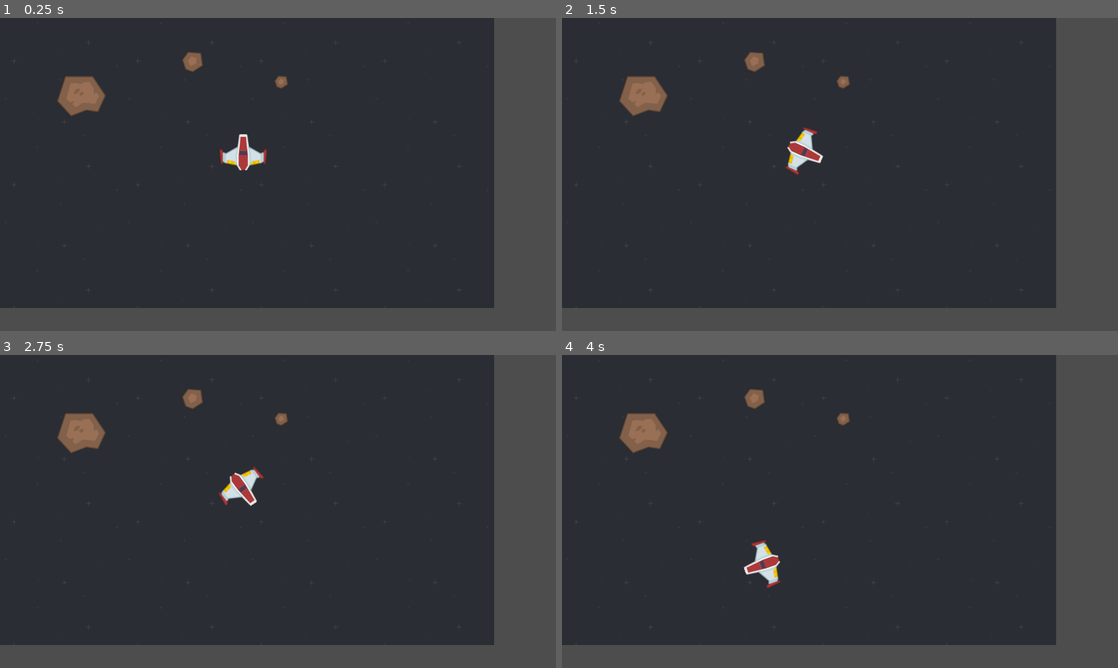
Above: before the commit, frames 1-4 (two rows, left to right).
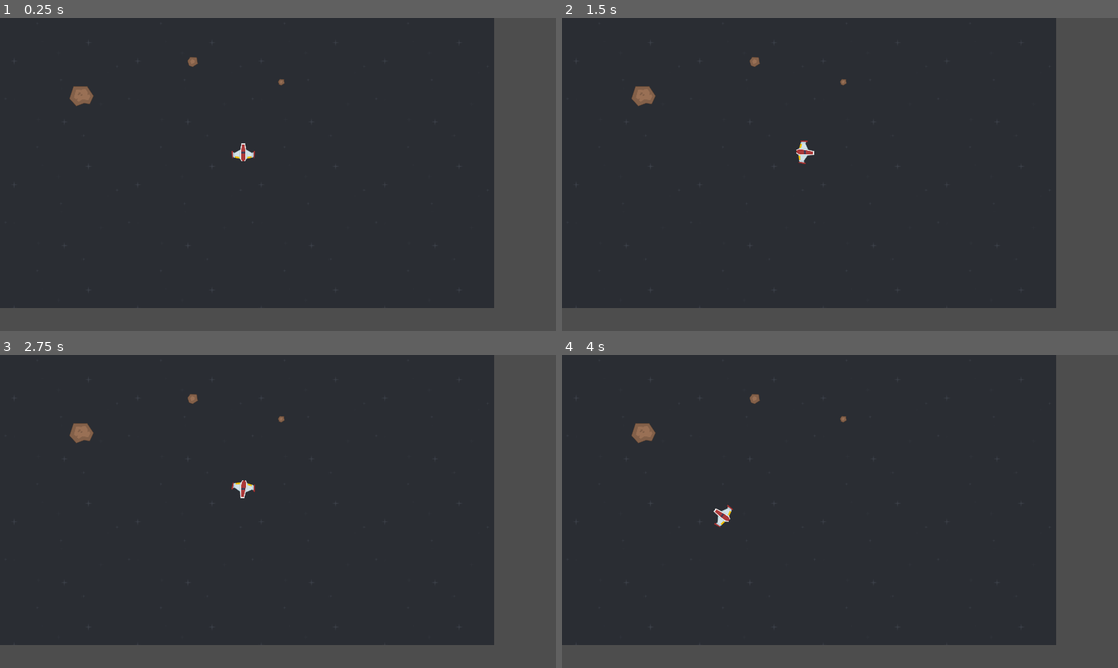
Above: after the commit, the same moments.

Repository: lufog/godot-asteroids
Game: Godot game, scene res://main/main.tscn
Same seed, same stepped clock (60 frames per second), same inputs: the game is played once before the commit and once after it.
Inputs:
- Up to frame 1 (0.25 s): no input
- Up to frame 2 (1.5 s): tap Enter at 0.5 s; hold D (turn_right) 0.53-1.28 s; hold A (turn_left) from 1.28 s (still down)
- Up to frame 3 (2.75 s): release A (turn_left) at 2.03 s; hold D (turn_right) from 2.03 s (still down)
- Up to frame 4 (4 s): release D (turn_right) at 2.78 s; hold W (move_forward) 2.78-3.53 s; hold A (turn_left) from 3.53 s (still down)

The runs differ from the first frame. In frame 1, 1.3% of the frame differs, in the area x 10-52%, y 10-49%; in frame 2, 1.3%; in frame 3, 1.3%; in frame 4, 1.5%, in the area x 10-52%, y 10-75%.

Commit message:
Update spaceship and asteroids sizes

Diff:
--- a/asteroids/asteroid_big.tscn
+++ b/asteroids/asteroid_big.tscn
@@ -5,8 +5,9 @@
 [node name="AsteroidBig" type="RigidDynamicBody2D"]
 
 [node name="Sprite2D" type="Sprite2D" parent="."]
+scale = Vector2(0.5, 0.5)
 texture = ExtResource( "2_grb5s" )
 
 [node name="CollisionPolygon2D" type="CollisionPolygon2D" parent="."]
 visible = false
-polygon = PackedVector2Array(23, -41, 50, -1, 34, 32, 10, 29, -22, 41, -50, 10, -33, -41)
+polygon = PackedVector2Array(11, -21, 25, 0, 17, 16, 5, 14, -11, 20, -25, 5, -16, -21)
--- a/asteroids/asteroid_medium.tscn
+++ b/asteroids/asteroid_medium.tscn
@@ -6,8 +6,9 @@
 mass = 0.5
 
 [node name="Sprite2D" type="Sprite2D" parent="."]
+scale = Vector2(0.5, 0.5)
 texture = ExtResource( "1_u2wwj" )
 
 [node name="CollisionPolygon2D" type="CollisionPolygon2D" parent="."]
 visible = false
-polygon = PackedVector2Array(-9, -20, 17, -19, 21, 7, 0, 21, -14, 15, -21, -4)
+polygon = PackedVector2Array(-5, -10, 9, -9, 11, 4, 0, 11, -7, 8, -11, -2)
--- a/asteroids/asteroid_small.tscn
+++ b/asteroids/asteroid_small.tscn
@@ -6,8 +6,9 @@
 mass = 0.25
 
 [node name="Sprite2D" type="Sprite2D" parent="."]
+scale = Vector2(0.5, 0.5)
 texture = ExtResource( "1_3o6w2" )
 
 [node name="CollisionPolygon2D" type="CollisionPolygon2D" parent="."]
 visible = false
-polygon = PackedVector2Array(-6, -13, 10, -12, 13, 4, 0, 13, -10, 9, -13, -2)
+polygon = PackedVector2Array(-3, -6, 5, -6, 7, 2, 0, 7, -5, 5, -7, -1)
--- a/player/player.gd
+++ b/player/player.gd
@@ -5,7 +5,7 @@
 @export var move_decel: float = 100
 
 @export var turn_speed: float = 3
-@export var turn_accel: float = 6
+@export var turn_accel: float = 4
 @export var turn_decel: float = 2
 
 var angular_velocity: float = 0
--- a/player/player.tscn
+++ b/player/player.tscn
@@ -8,8 +8,9 @@
 script = ExtResource( "1_aj8ry" )
 
 [node name="Sprite2D" type="Sprite2D" parent="."]
+scale = Vector2(0.5, 0.5)
 texture = ExtResource( "2_dl54q" )
 
 [node name="CollisionPolygon2D" type="CollisionPolygon2D" parent="."]
 visible = false
-polygon = PackedVector2Array(8, -37, 12, -11, 37, 2, 45, -6, 49, -6, 47, 25, 38, 23, 13, 28, 7, 38, -7, 38, -13, 28, -38, 23, -47, 25, -49, -6, -45, -6, -37, 2, -12, -11, -8, -37)
+polygon = PackedVector2Array(4, -19, 6, -6, 19, 1, 22, -3, 25, -3, 23, 12, 20, 11, 6, 14, 3, 19, -3, 19, -6, 14, -20, 11, -23, 12, -25, -3, -22, -3, -19, 1, -6, -6, -4, -19)
